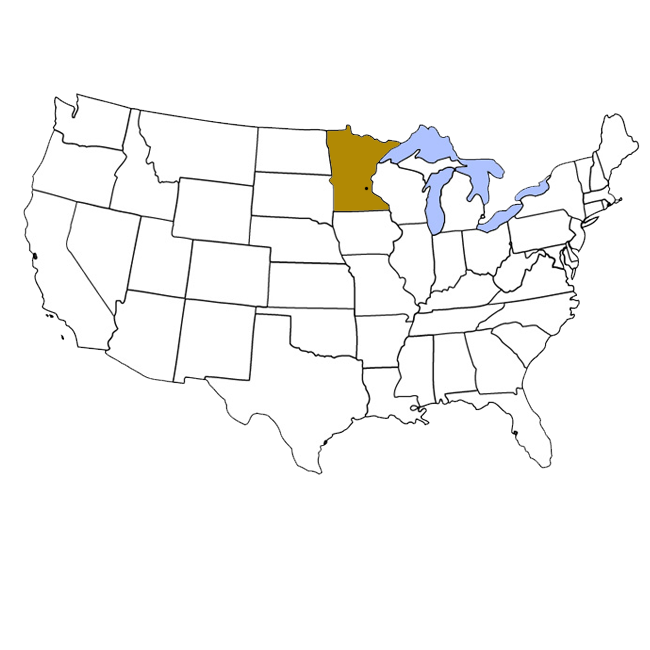
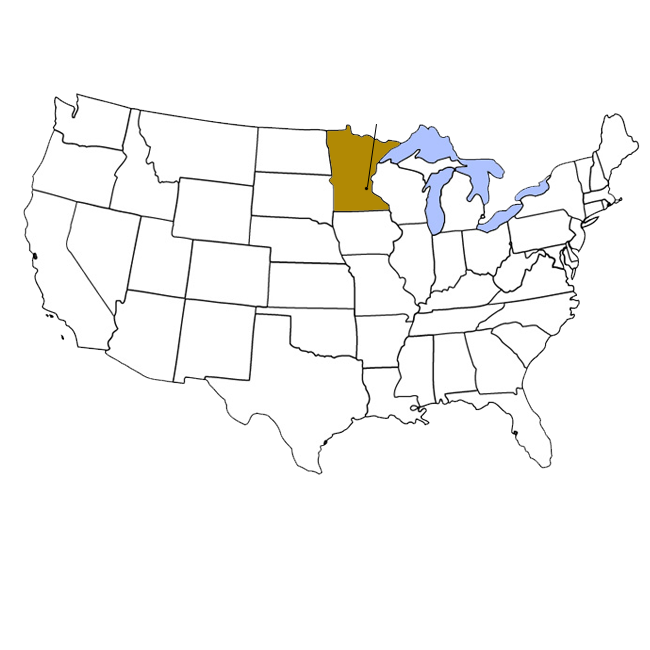
The second (650, 650) image is a revision of the first. Changes to its layers:
added layer "Shape 1" above "Layer 1" over [367, 124, 377, 187]
